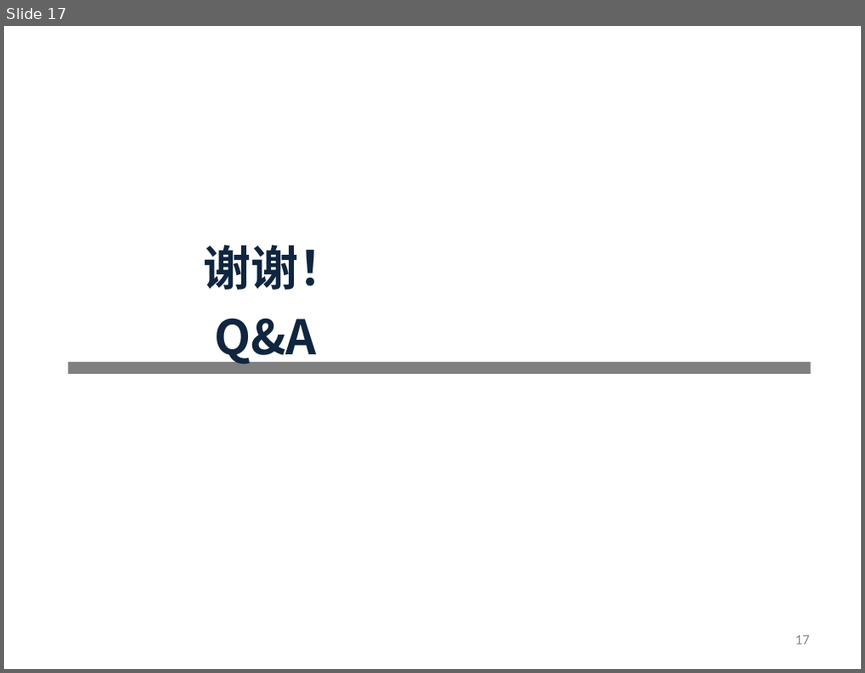
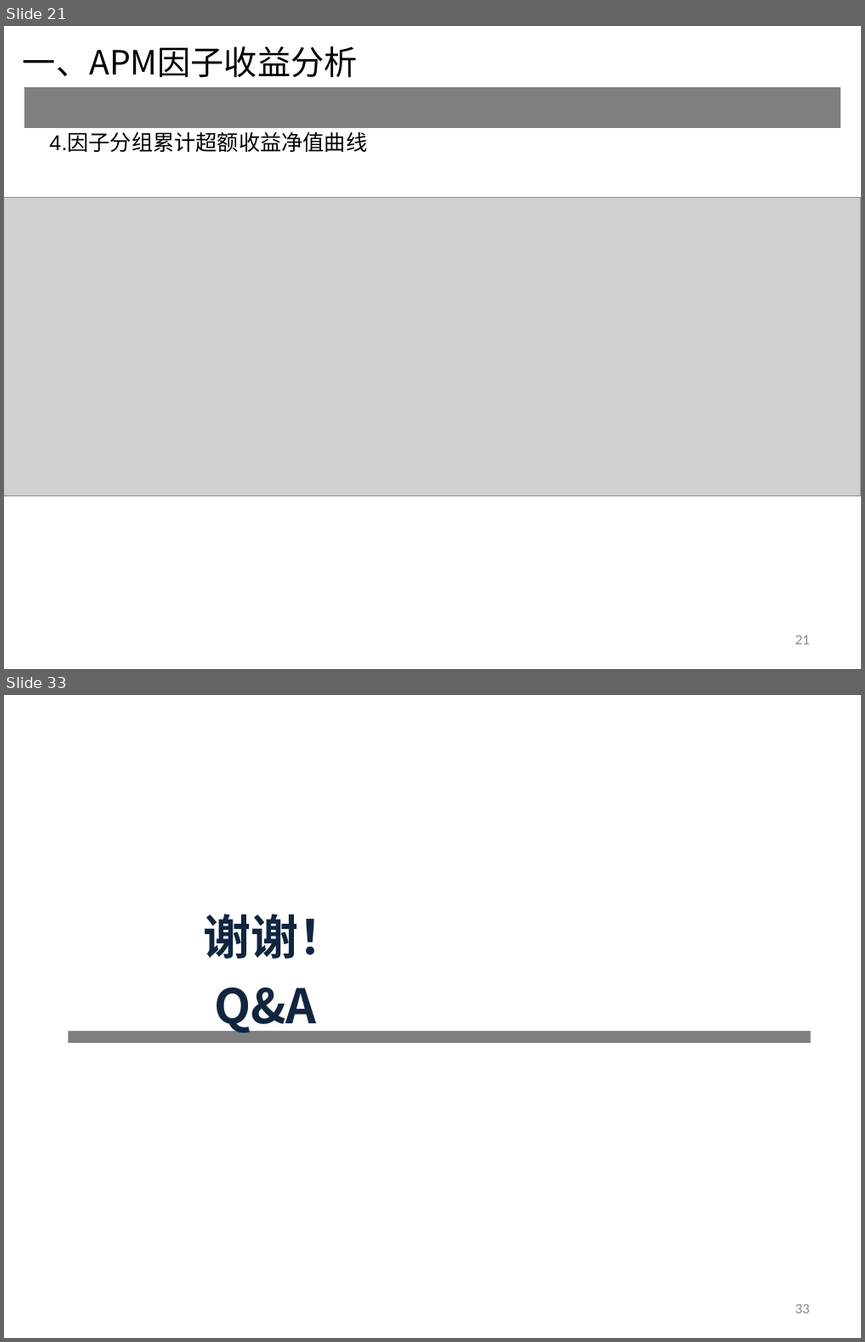
Before and after one commit to rafs/MultiFactor, a slide deck: doc/APM因子.ppt. Shown one above the other, each under a label of ours: slide 17 before the commit, slides 21 and 33 after it; the slides between them are not shown. The pictures are 865x673 and 865x1342 pixels, drawn with LibreOffice and Linux fonts; fonts in the diff are those of the drawing; grey boxes stand for pictures. Boxes give left, top, right and bottom in pixels: in the first picture for what was removed or moved away, otherwise in the second. Text is boxed around its words. In the diff, an @@ line names an element or a change of style, - is before the commit and + after.

```diff
--- a/doc/APM因子.ppt
+++ b/doc/APM因子.ppt
@@ slide 21 added at box(4, 26, 861, 669), background #FFFFFF @@
@@ text added at box(23, 46, 358, 78), 28 pt, text #000000 @@
+一、APM因子收益分析
@@ table added at box(24, 86, 840, 100), 1 rows, 1 columns @@
+
@@ text added at box(49, 133, 367, 152), 18 pt, text #000000 @@
+4.因子分组累计超额收益净值曲线
@@ picture added at box(4, 198, 861, 495) @@
@@ page number added at box(795, 635, 810, 644), 12 pt, text #898989 @@
+21
@@ what was slide 17 is now slide 33 @@
@@ page number at box(795, 1304, 810, 1313): text changed @@
-17
+33
```
Also in this commit, not shown: 1 slide changed, 15 other slides added, 5 other files.
